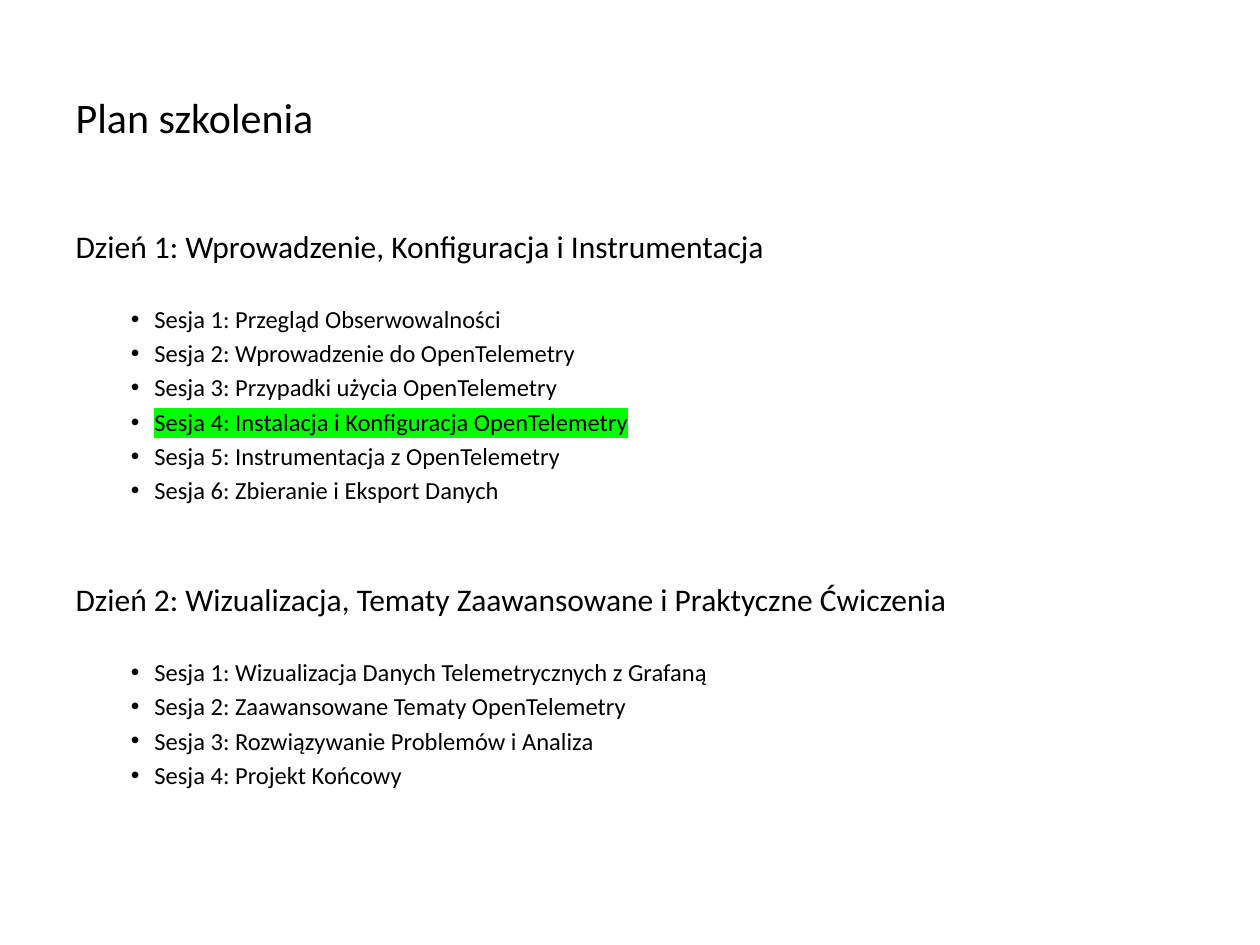
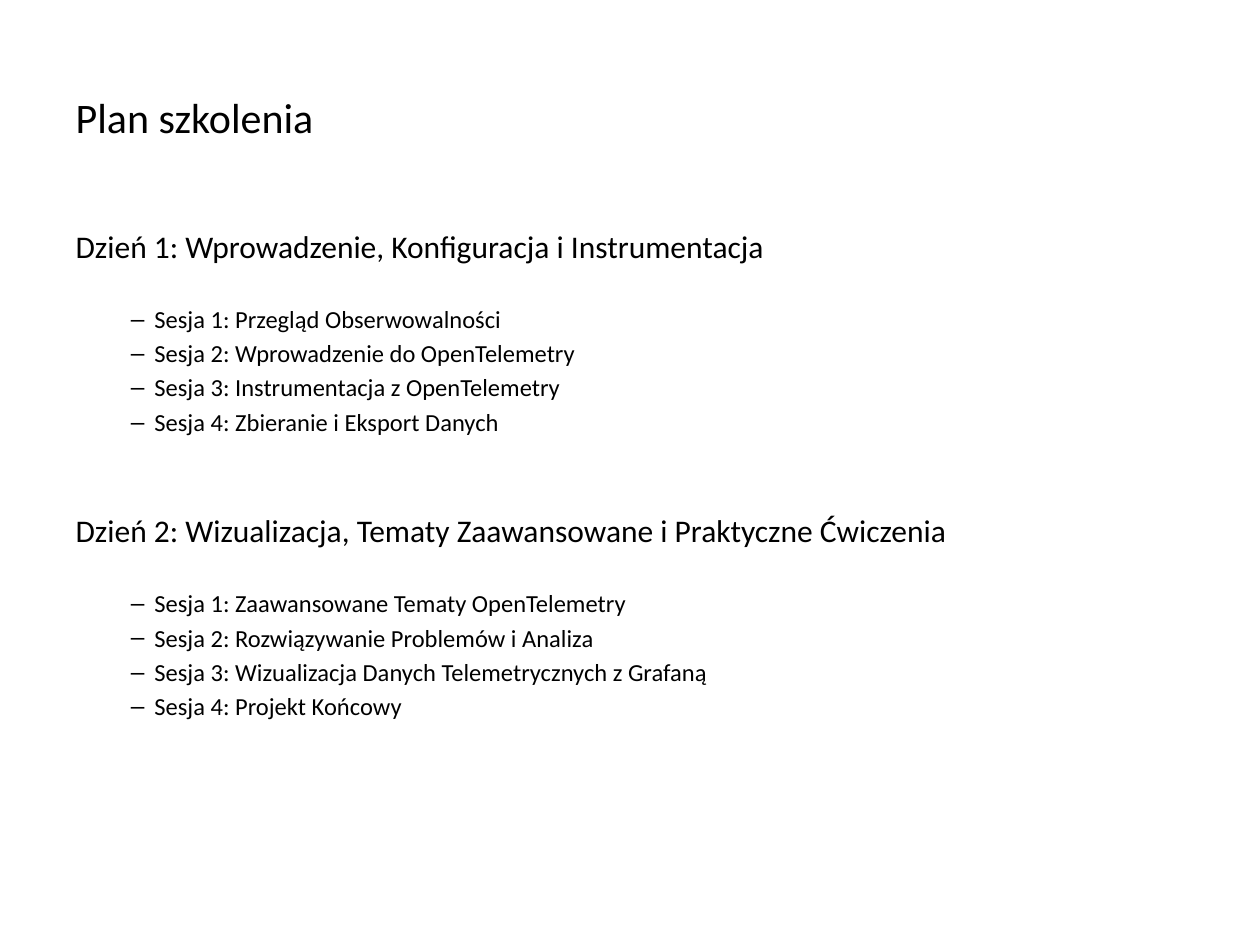
Before and after one commit to Kapsztajn/otel_training_python, a slide deck: slide 2 of otel teoria/Day 1 session 2.1 Przeglad SDK.pptx. Drawn at 1260x945 pixels with LibreOffice and Linux fonts; fonts in the diff are those of the drawing. Boxes give left, top, right and bottom in pixels: in the first picture for what was removed or moved away, otherwise in the second. Text is boxed around its words. In the diff, an @@ line names an element or a change of style, - is before the commit and + after.

```diff
--- a/otel teoria/Day 1 session 2.1 Przeglad SDK.pptx
+++ b/otel teoria/Day 1 session 2.1 Przeglad SDK.pptx
@@ text at box(154, 311, 575, 720): bullet • to – @@
@@ text at box(154, 379, 560, 436): text changed @@
-  • Sesja 3: Przypadki użycia OpenTelemetry
-  • Sesja 4: Instalacja i Konfiguracja OpenTelemetry
-  • Sesja 5: Instrumentacja z OpenTelemetry
-  • Sesja 6: Zbieranie i Eksport Danych
+  – Sesja 3: Instrumentacja z OpenTelemetry
+  – Sesja 4: Zbieranie i Eksport Danych
@@ text at box(154, 595, 707, 686): text changed @@
-  • Sesja 1: Wizualizacja Danych Telemetrycznych z Grafaną
-  • Sesja 2: Zaawansowane Tematy OpenTelemetry
-  • Sesja 3: Rozwiązywanie Problemów i Analiza
+  – Sesja 1: Zaawansowane Tematy OpenTelemetry
+  – Sesja 2: Rozwiązywanie Problemów i Analiza
+  – Sesja 3: Wizualizacja Danych Telemetrycznych z Grafaną
```
Also in this commit, not shown: 7 other slides changed, 23 other files.
